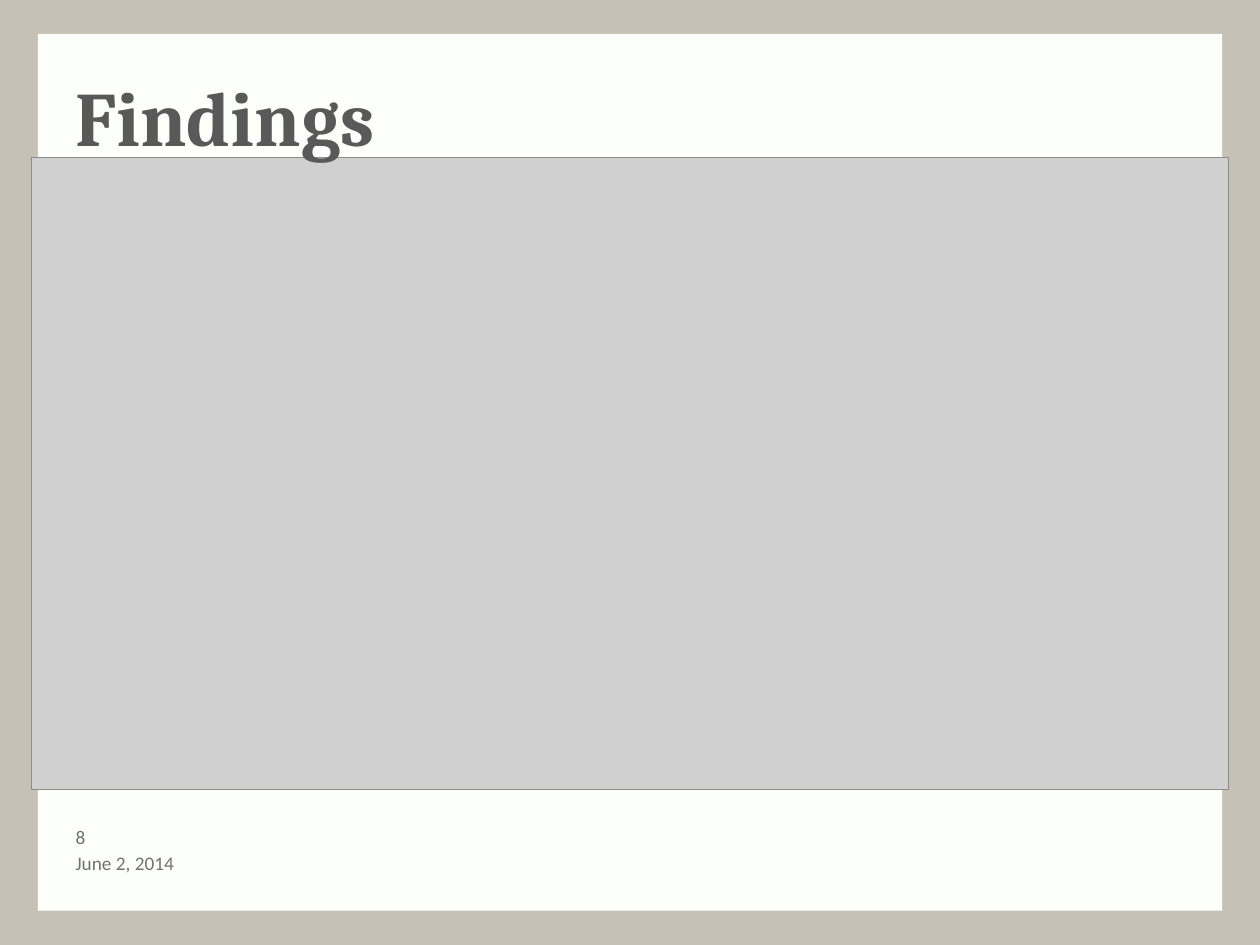
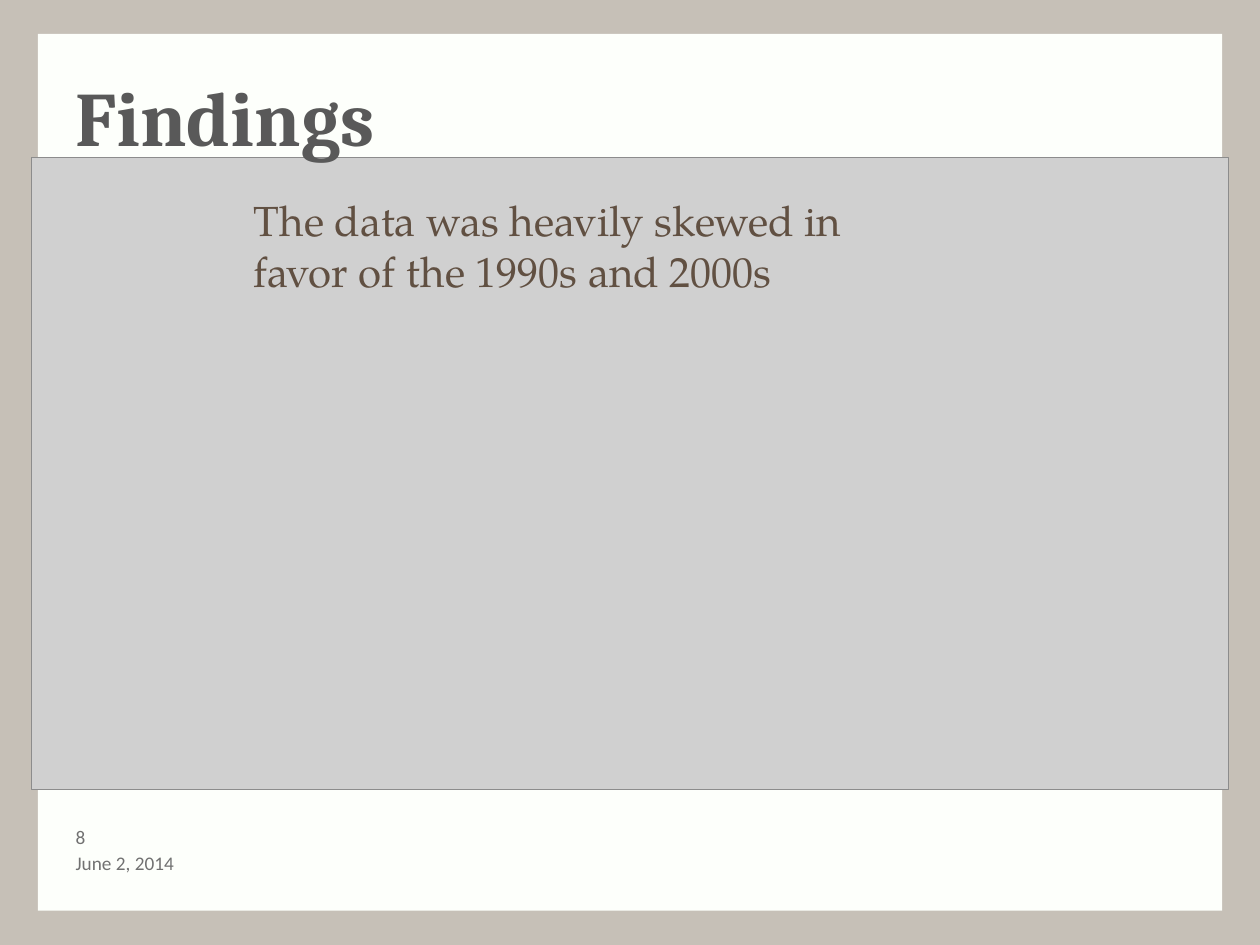
Before and after one commit to andy-olstad/POGSproj3, a slide deck: slide 8 of Project3_presentation-1.pptx. Drawn at 1260x945 pixels with LibreOffice and Linux fonts; fonts in the diff are those of the drawing; grey boxes stand for pictures; background and template pictures are left out. Boxes give left, top, right and bottom in pixels: in the first picture for what was removed or moved away, otherwise in the second. Text is boxed around its words. In the diff, an @@ line names an element or a change of style, - is before the commit and + after.

```diff
--- a/Project3_presentation-1.pptx
+++ b/Project3_presentation-1.pptx
@@ text added at (254,205,842,288), 24 pt, text #615042 @@
+The data was heavily skewed in favor of the 1990s and 2000s
```
Also in this commit, not shown: 2 other slides changed, 2 slides added.
